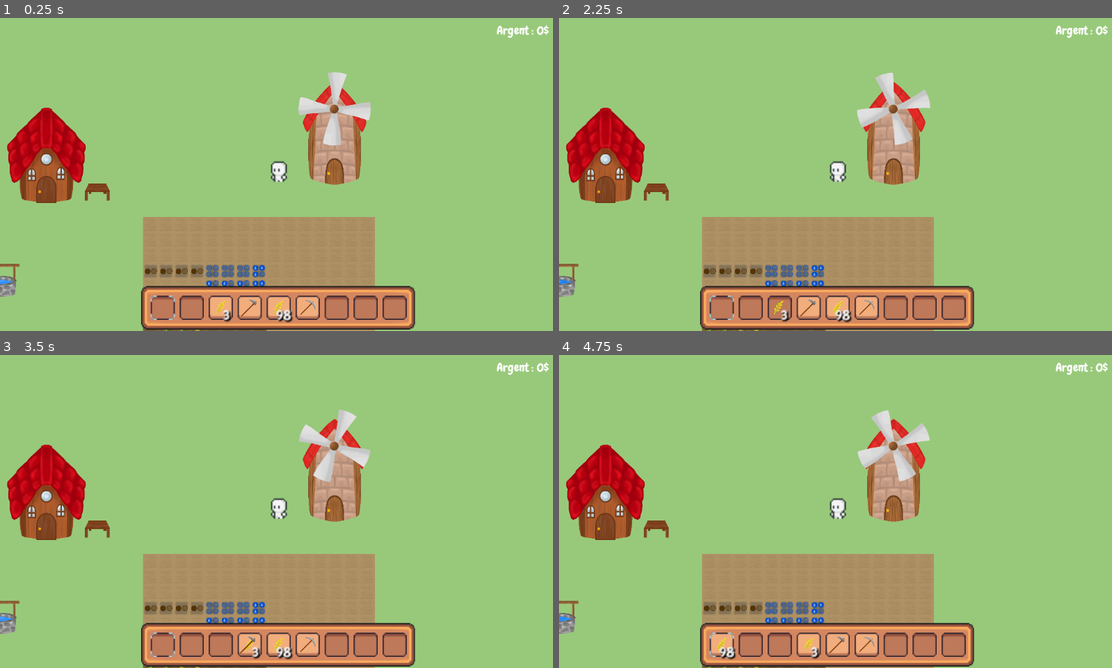
Above: before the commit, frames 1-4 (two rows, left to right).
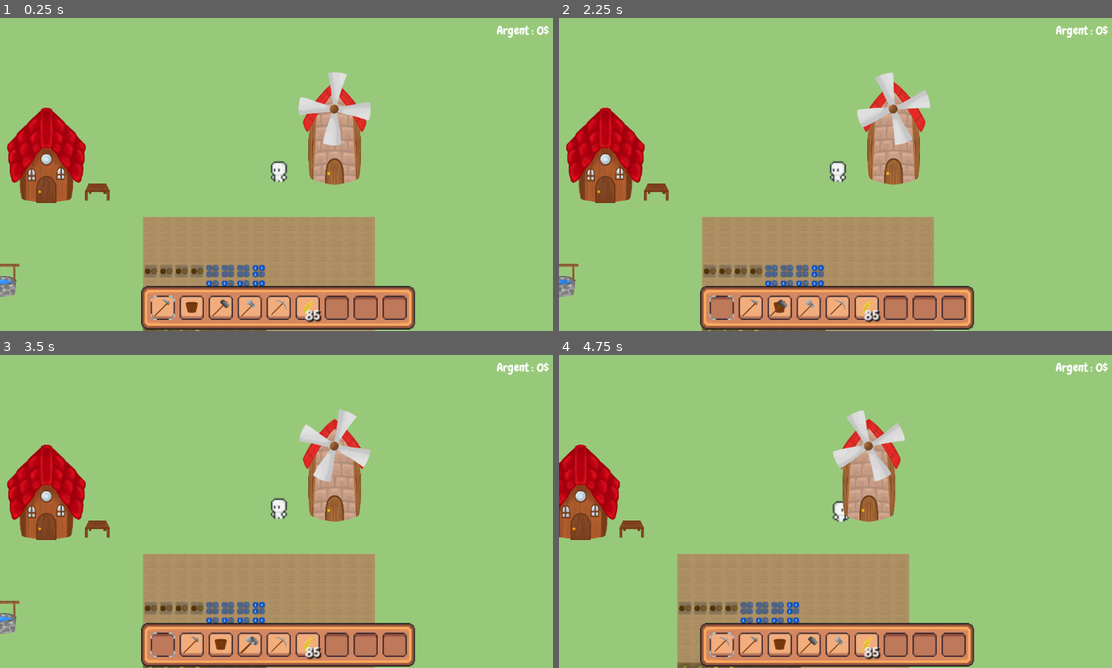
Above: after the commit, the same moments.

Repository: LaClimSx/Back-to-the-roots
Game: Godot game, scene res://Scenes/world.tscn
Two runs of this game, one before a commit and one after it. Both use one fixed random seed, a clock stepped at 60 frames per second and the inputs below.
Inputs (mouse positions are in pixels of both pictures, inside the frame that each line leads up to):
- Up to frame 1 (0.25 s): no input
- Up to frame 2 (2.25 s): click (719, 309) at 0.5 s; click (752, 309) at 1.25 s; click (780, 309) at 2 s
- Up to frame 3 (3.5 s): click (248, 646) at 2.75 s
- Up to frame 4 (4.75 s): click (835, 646) at 3.5 s; move the mouse to (957, 495) at 4.27 s; hold Right (move_right) from 4.28 s (still down); hold Space (Interact) from 4.28 s (still down); click (957, 495) at 4.42 s; right-click (957, 495) at 4.55 s

The runs differ from the first frame. In frame 1, 0.9% of the frame differs, in the area x 27-59%, y 89-98%; in frame 2, 0.8%; in frame 3, 0.9%; in frame 4, 12%, in the area x 0-68%, y 17-100%.
Error before the commit: Invalid operands 'Vector2' and 'Nil' in operator '*'. (res://Scripts/player.gd:35)

Commit message:
feat: add all tools

Diff:
--- /dev/null
+++ b/Inventory/Items/bucket.tres
@@ -0,0 +1,17 @@
+[gd_resource type="Resource" script_class="Bucket" load_steps=5 format=3 uid="uid://cp6cnowxc75qq"]
+
+[ext_resource type="Texture2D" uid="uid://c0edvy7scqyo6" path="res://Assets/Outils/Seau/seau_cassé.png" id="1_7psu7"]
+[ext_resource type="Texture2D" uid="uid://cc7mkvnirvwof" path="res://Assets/Outils/Seau/seau_bon_vide.png" id="2_w723e"]
+[ext_resource type="Texture2D" uid="uid://c8oejfctpibtn" path="res://Assets/Outils/Seau/seau_abimé_vide.png" id="3_0s16o"]
+[ext_resource type="Script" path="res://Inventory/bucket.gd" id="4_57ymb"]
+
+[resource]
+script = ExtResource("4_57ymb")
+maxDurability = 8
+durability = 8
+good_texture = ExtResource("2_w723e")
+mid_texture = ExtResource("3_0s16o")
+broken_texture = ExtResource("1_7psu7")
+name = "bucket"
+texture = ExtResource("2_w723e")
+maxAmount = 1
--- a/Inventory/Items/tool.gd
+++ b/Inventory/Items/tool.gd
@@ -6,6 +6,9 @@
 @export var mid_texture: Texture2D
 @export var broken_texture: Texture2D
 
+enum STATE {broken, mid, good}
+var state: STATE = STATE.good
+
 
 func use(player: Player) -> void:
 	if durability > 0:
@@ -13,6 +16,8 @@
 
 		if durability <= maxDurability/3:
 			texture = mid_texture
+			state = STATE.mid
 		if durability == 0:
 			texture = broken_texture
+			state = STATE.broken
 	print(durability)
--- /dev/null
+++ b/Inventory/bucket.gd
@@ -0,0 +1,60 @@
+class_name Bucket extends Tool
+
+var quantity : int = 0
+
+var good4 : Texture2D = preload("res://Assets/Outils/Seau/Sans titre 46_20241118145828.png")
+var good3 : Texture2D = preload("res://Assets/Outils/Seau/Sans titre 46_20241118145819.png")
+var good2 : Texture2D = preload("res://Assets/Outils/Seau/Sans titre 46_20241118145803.png")
+var good1 : Texture2D = preload("res://Assets/Outils/Seau/Sans titre 46_20241118145749.png")
+var good0 : Texture2D = preload("res://Assets/Outils/Seau/seau_bon_vide.png")
+
+var mid2: Texture2D = preload("res://Assets/Outils/Seau/Sans titre 46_20241118150240.png")
+var mid1: Texture2D = preload("res://Assets/Outils/Seau/Sans titre 46_20241118150254.png")
+var mid0: Texture2D = preload("res://Assets/Outils/Seau/seau_abimé_vide.png")
+
+var broken: Texture2D = preload("res://Assets/Outils/Seau/seau_cassé.png")
+
+
+func use(player: Player) -> void:
+	pass
+
+func useBucket(water_amount: int) -> int:
+	if quantity <= 0 || state == STATE.broken: return 0
+	if durability > 0:
+		durability -= 1
+		if durability <= maxDurability/3:
+			state = STATE.mid
+		if durability == 0:
+			texture = broken
+			state = STATE.broken
+
+	if state == STATE.good:
+		if water_amount >= quantity : texture = good0
+		match (quantity - water_amount):
+			1: texture = good1
+			2: texture = good2
+			3: texture = good3
+	elif state == STATE.mid:
+		if water_amount >= quantity : texture = mid0
+		match (quantity - water_amount):
+			1: texture = mid1
+			_: texture = mid2
+
+	return min(quantity, water_amount)
+
+func fillBucket(amount: int) -> void:
+	if state == STATE.broken : return
+	if state == STATE.good:
+		quantity = clamp(quantity + amount, 0, 4)
+		match (quantity):
+			0: texture = good0
+			1: texture = good1
+			2: texture = good2
+			3: texture = good3
+			4: texture = good4
+	elif state == STATE.mid:
+		quantity = clamp(quantity + amount, 0, 2)
+		match (quantity):
+			0: texture = mid0
+			1: texture = mid1
+			2: texture = mid2
--- a/Inventory/player_inventory.tres
+++ b/Inventory/player_inventory.tres
@@ -1,38 +1,43 @@
-[gd_resource type="Resource" script_class="Inventory" load_steps=15 format=3 uid="uid://ctfhbwocw3s3j"]
+[gd_resource type="Resource" script_class="Inventory" load_steps=18 format=3 uid="uid://ctfhbwocw3s3j"]
 
 [ext_resource type="Script" path="res://Inventory/inventory_slot.gd" id="2_rfb0m"]
 [ext_resource type="Resource" uid="uid://b7mxtlphtaqwu" path="res://Inventory/Items/wheat.tres" id="3_5mppn"]
 [ext_resource type="Script" path="res://Inventory/inventory.gd" id="3_7py5c"]
+[ext_resource type="Resource" uid="uid://cp6cnowxc75qq" path="res://Inventory/Items/bucket.tres" id="4_h3wp5"]
 [ext_resource type="Resource" uid="uid://dtdpjnas5yuj" path="res://Inventory/Items/hoe.tres" id="4_ntcmc"]
 [ext_resource type="Resource" uid="uid://cgxc3qe1rv28u" path="res://Inventory/Items/pickaxe.tres" id="5_37a2k"]
+[ext_resource type="Resource" uid="uid://bq8mygvms6a06" path="res://Inventory/Items/hammer.tres" id="5_qeyvs"]
+[ext_resource type="Resource" uid="uid://bqs0rn85ij070" path="res://Inventory/Items/axe.tres" id="6_7cxpb"]
 
 [sub_resource type="Resource" id="Resource_sitbi"]
-script = ExtResource("2_rfb0m")
-amount = 0
-
-[sub_resource type="Resource" id="Resource_lkodf"]
-script = ExtResource("2_rfb0m")
-amount = 0
-
-[sub_resource type="Resource" id="Resource_xvt77"]
-script = ExtResource("2_rfb0m")
-item = ExtResource("3_5mppn")
-amount = 3
-
-[sub_resource type="Resource" id="Resource_agc53"]
 script = ExtResource("2_rfb0m")
 item = ExtResource("4_ntcmc")
 amount = 1
 
+[sub_resource type="Resource" id="Resource_lkodf"]
+script = ExtResource("2_rfb0m")
+item = ExtResource("4_h3wp5")
+amount = 1
+
+[sub_resource type="Resource" id="Resource_xvt77"]
+script = ExtResource("2_rfb0m")
+item = ExtResource("5_qeyvs")
+amount = 1
+
+[sub_resource type="Resource" id="Resource_agc53"]
+script = ExtResource("2_rfb0m")
+item = ExtResource("6_7cxpb")
+amount = 1
+
 [sub_resource type="Resource" id="Resource_ewbbj"]
 script = ExtResource("2_rfb0m")
-item = ExtResource("3_5mppn")
-amount = 98
+item = ExtResource("5_37a2k")
+amount = 1
 
 [sub_resource type="Resource" id="Resource_aioo6"]
 script = ExtResource("2_rfb0m")
-item = ExtResource("5_37a2k")
-amount = 1
+item = ExtResource("3_5mppn")
+amount = 85
 
 [sub_resource type="Resource" id="Resource_7brvy"]
 script = ExtResource("2_rfb0m")
--- a/Scenes/world.tscn
+++ b/Scenes/world.tscn
@@ -49,8 +49,6 @@
 
 [node name="Player" parent="." instance=ExtResource("2_pts0t")]
 position = Vector2(3.0021, 1.00084)
-speed = null
-money = null
 
 [node name="LayerGroup" type="Node2D" parent="."]
 
--- a/Scripts/world.gd
+++ b/Scripts/world.gd
@@ -3,8 +3,9 @@
 @onready var ground : TileMapLayer = $LayerGroup/Ground
 @onready var crops : TileMapLayer = $LayerGroup/Crops
 @onready var wheat_item = preload("res://Inventory/Items/wheat.tres")
-@onready var inventory_gui : Control = $CanvasLayer/Inventory
+@onready var inventory_gui : Control = Global.inventory_gui
 
+const TILEMAP_SCALING : float = 0.16
 
 # Called when the node enters the scene tree for the first time.
 func _ready():
@@ -17,23 +18,10 @@
 
 
 func checkActions():
-	'''
-	if Input.is_action_just_pressed("Right_click"):
-		var mouse_pos : Vector2 = get_global_mouse_position()
-		var tile_map_pos : Vector2i = tile_map.local_to_map(mouse_pos)
-		print(tile_map_pos)
-		var current_tile_atlas : Vector2i = tile_map.get_cell_atlas_coords(0,tile_map_pos)
-		tile_map.set_cell(0,tile_map_pos,1,Vector2i(10,4)) if current_tile_atlas == Vector2i(1,1) else tile_map.set_cell(0,tile_map_pos,1,Vector2i(3,3))
-
-		#If clicked tile has grown carrot, add carrot to inventory
-		if tile_map.get_cell_atlas_coords(1,tile_map_pos) == Vector2i(4,1) :
-			$Player.inventory.insert(carrot_item)
-	'''
-
 	if Input.is_action_just_pressed("Interact"):
 		var player : Player = $Player
 		var selected_item : Item = inventory_gui.get_selected_item()
-		var player_tile_pos : Vector2i = ground.local_to_map(player.position)
+		var player_tile_pos : Vector2i = ground.local_to_map(player.position / TILEMAP_SCALING)
 		var viewing_tile : Vector2i
 		match player.direction:
 			0:
@@ -46,6 +34,7 @@
 				viewing_tile = player_tile_pos + Vector2i(0,1)
 		viewing_tile.clamp(Vector2i.ZERO, ground.get_used_rect().size)
 		print(viewing_tile)
+		var ground_atlas : Vector2i = ground.get_cell_atlas_coords(viewing_tile)
 
 		#If clicked tile has grown wheat, add 1 to 3 wheat to inventory and remove the wheat from the tile
 		if crops.get_cell_atlas_coords(viewing_tile) == Vector2i(2,0) :
@@ -54,13 +43,21 @@
 			print("Harvested")
 
 		#If player has hoe (not broken) and tile is dirt, plow the tile
-		elif selected_item && selected_item.name  == "hoe" && selected_item.durability >= 1 && ground.get_cell_atlas_coords(viewing_tile) == Vector2i(10,4) :
-			ground.set_cell(viewing_tile,0,Vector2i(1,0))
-			inventory_gui.use_item()
-			print("Plowed")
+		elif selected_item && selected_item.name  == "hoe" && selected_item.state > 0 :
+			#If dirt
+			if ground_atlas == Vector2i(1,0) :
+				#If full durability plow entirely else only half plow
+				ground.set_cell(viewing_tile,0,Vector2i(0,1)) if selected_item.state > 1 else ground.set_cell(viewing_tile,0,Vector2i(2,0))
+				inventory_gui.use_item()
+				print("Plowed")
+			#If half_tilted_dirt
+			elif ground_atlas == Vector2i(2,0) :
+				ground.set_cell(viewing_tile,0,Vector2i(0,1))
+				inventory_gui.use_item()
+				print("Plowed")
 
 		#If player has wheat and tile is empty field, plant the wheat
-		elif selected_item && selected_item.name == "wheat" && ground.get_cell_atlas_coords(viewing_tile) == Vector2i(2,0) && crops.get_cell_atlas_coords(viewing_tile) == Vector2i(-1,-1) :
+		elif selected_item && selected_item.name == "wheat" && ground_atlas == Vector2i(4,1) && crops.get_cell_atlas_coords(viewing_tile) == Vector2i(-1,-1) :
 			crops.set_cell(viewing_tile,1,Vector2i(0,0))
 			inventory_gui.use_item()
 			print("Planted")
Binary file added: Assets/Outils/Seau/Sans titre 46_20241118145749.png
Not shown, added: Assets/Outils/Seau/Sans titre 46_20241118145749.png.import
Binary file added: Assets/Outils/Seau/Sans titre 46_20241118145803.png
Not shown, added: Assets/Outils/Seau/Sans titre 46_20241118145803.png.import
Binary file added: Assets/Outils/Seau/Sans titre 46_20241118145819.png
Not shown, added: Assets/Outils/Seau/Sans titre 46_20241118145819.png.import
Binary file added: Assets/Outils/Seau/Sans titre 46_20241118145828.png
Not shown, changed: Assets/Outils/Seau/Sans titre 46_20241118145828.png.import
Binary file added: Assets/Outils/Seau/Sans titre 46_20241118150240.png
Not shown, added: Assets/Outils/Seau/Sans titre 46_20241118150240.png.import
Binary file added: Assets/Outils/Seau/Sans titre 46_20241118150254.png
Not shown, added: Assets/Outils/Seau/Sans titre 46_20241118150254.png.import
(and 4 more such lines)
